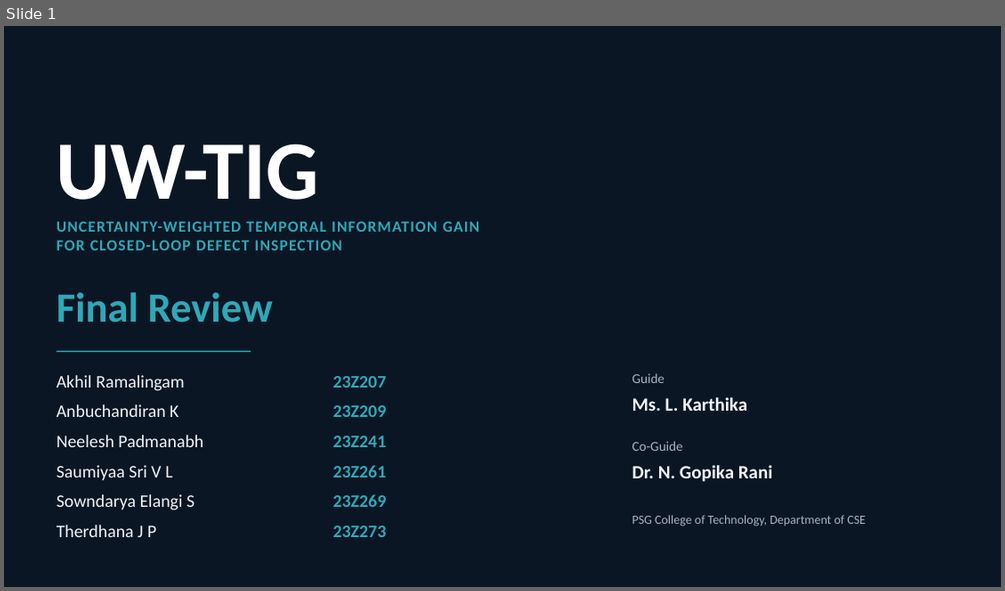
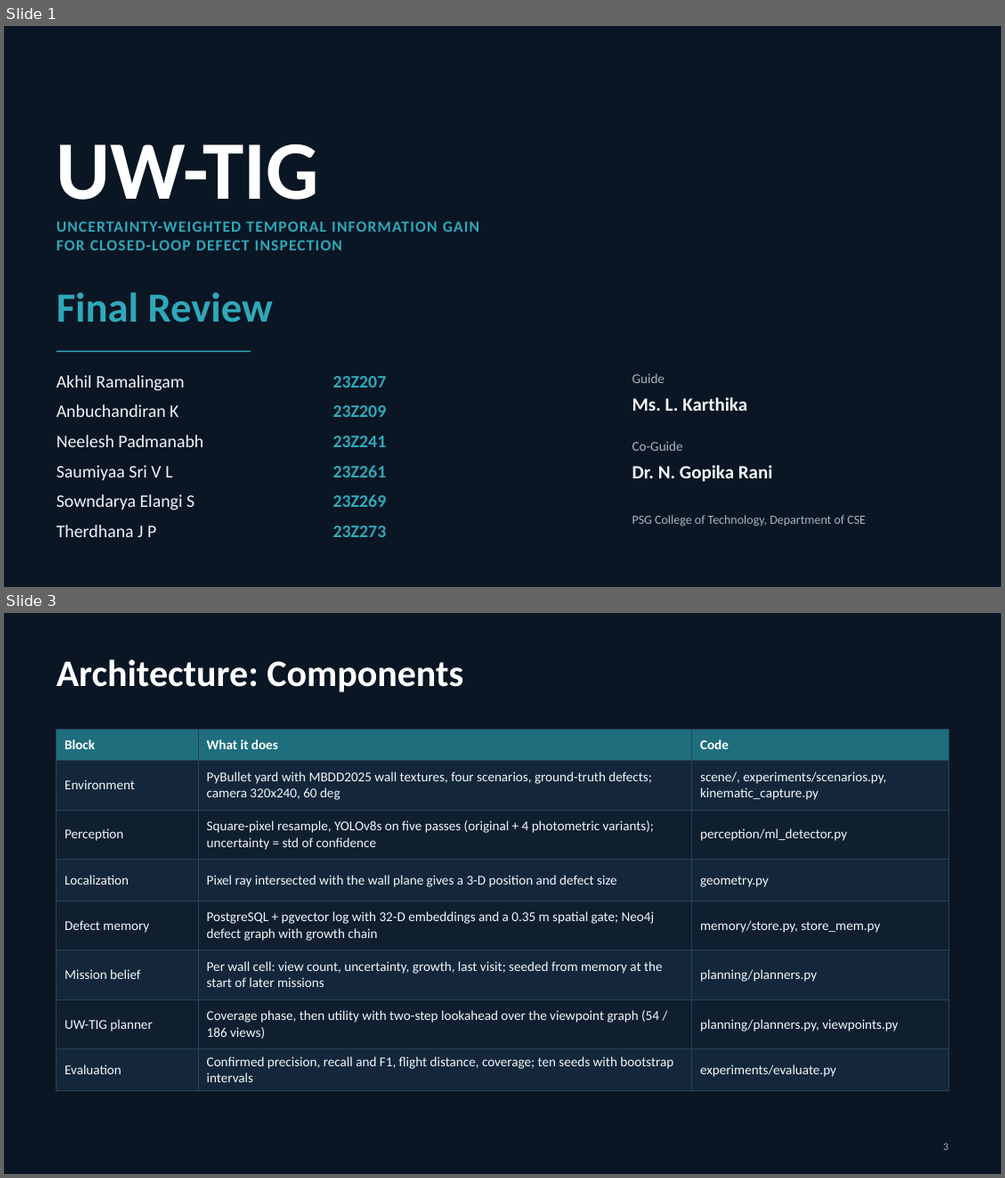
Before and after one commit to DrNeel11/project_work_1, a slide deck: drone-sim-today/UW-TIG_Review_Deck.pptx. Shown one above the other, each under a label of ours: slide 1 before the commit, slides 1 and 3 after it; the slides between them are not shown. The pictures are 1005x591 and 1005x1178 pixels, drawn with LibreOffice and Linux fonts; fonts in the diff are those of the drawing. Boxes give left, top, right and bottom in pixels: in the first picture for what was removed or moved away, otherwise in the second. Text is boxed around its words. In the diff, an @@ line names an element or a change of style, - is before the commit and + after.

```diff
--- a/drone-sim-today/UW-TIG_Review_Deck.pptx
+++ b/drone-sim-today/UW-TIG_Review_Deck.pptx
@@ slide 3 added at [4,613,1001,1174], background #0B1624 @@
@@ title added at [57,659,463,692], 36 pt, text #FFFFFF, bold @@
+Architecture: Components
@@ table added at [57,729,948,1086], 8 rows, 3 columns @@
+Block | What it does | Code
+Environment | PyBullet yard with MBDD2025 wall textures, four scenarios, ground-truth defects; camera 320x240, 60 deg | scene/, experiments/scenarios.py, kinematic_capture.py
+Perception | Square-pixel resample, YOLOv8s on five passes (original + 4 photometric variants); uncertainty = std of confidence | perception/ml_detector.py
+Localization | Pixel ray intersected with the wall plane gives a 3-D position and defect size | geometry.py
+Defect memory | PostgreSQL + pgvector log with 32-D embeddings and a 0.35 m spatial gate; Neo4j defect graph with growth chain | memory/store.py, store_mem.py
+Mission belief | Per wall cell: view count, uncertainty, growth, last visit; seeded from memory at the start of later missions | planning/planners.py
+UW-TIG planner | Coverage phase, then utility with two-step lookahead over the viewpoint graph (54 / 186 views) | planning/planners.py, viewpoints.py
+Evaluation | Confirmed precision, recall and F1, flight distance, coverage; ten seeds with bootstrap intervals | experiments/evaluate.py
@@ text added at [943,1143,948,1150], 10 pt, text #A9B4C0 @@
+3
```
Also in this commit, not shown: 11 slides changed, 2 other slides added, 1 slide removed, 13 other files.
